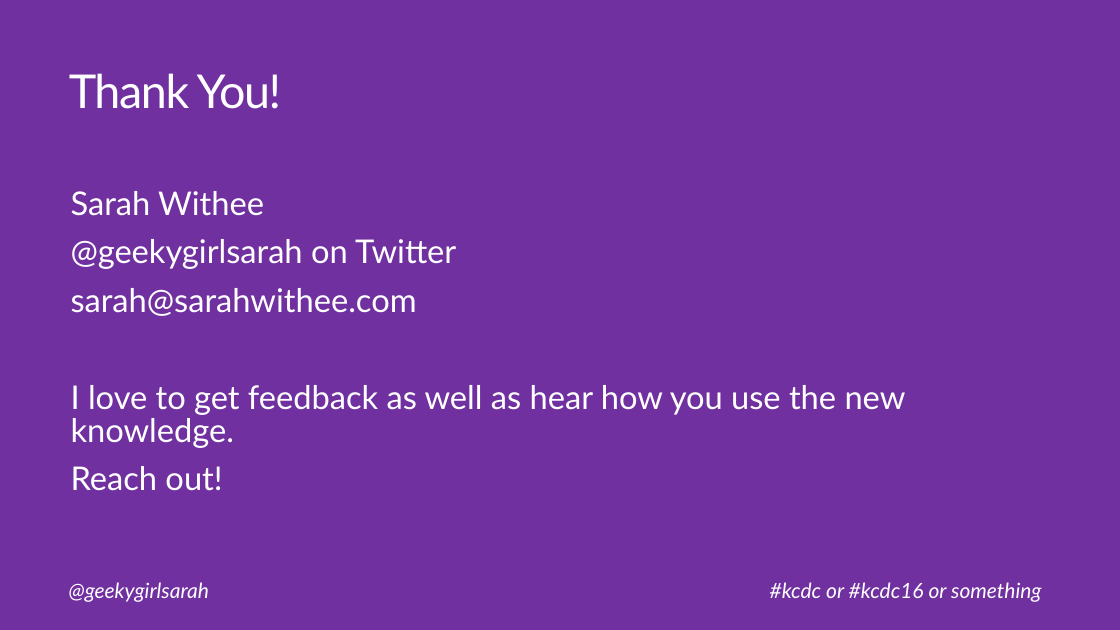
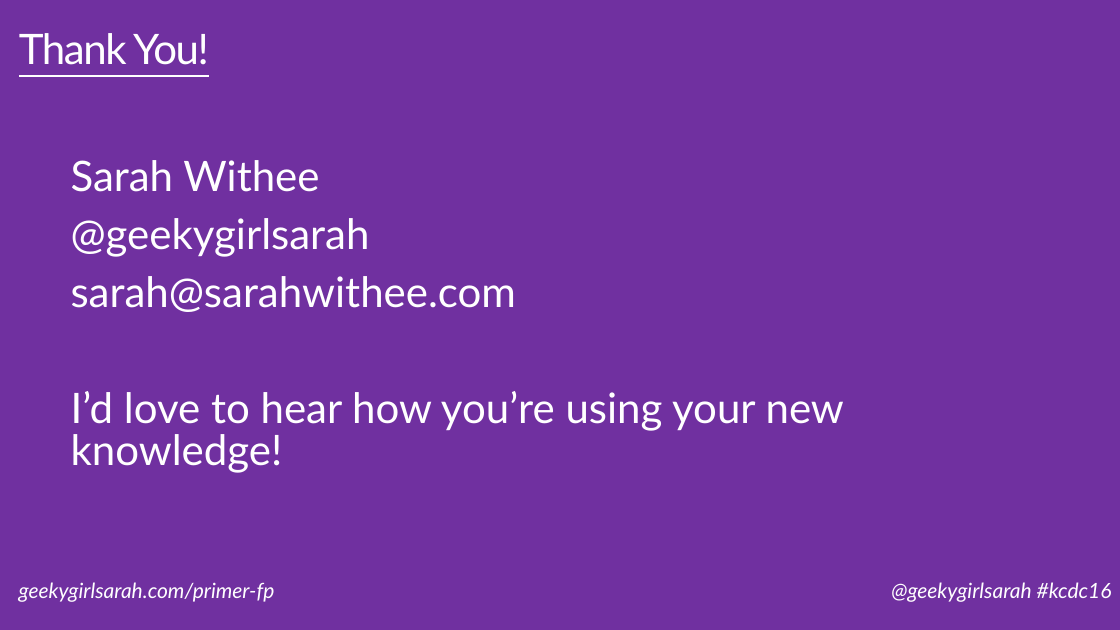
Before and after one commit to geekygirlsarah/talk-a_primer_on_functional_programming, a slide deck: slide 52 of A Primer on Functional Programming.pptx (slide 30 before the commit). Drawn at 1120x630 pixels with LibreOffice and Linux fonts; fonts in the diff are those of the drawing. Boxes give left, top, right and bottom in pixels: in the first picture for what was removed or moved away, otherwise in the second. Text is boxed around its words. In the diff, an @@ line names an element or a change of style, - is before the commit and + after.

Commit message:
Cleanup slides, improve examples, simplify wording, expand large slides into smaller ones

```diff
--- a/A Primer on Functional Programming.pptx
+++ b/A Primer on Functional Programming.pptx
@@ title "Thank You!": place and size @@
-title "Thank You!" at [69, 73, 282, 109]
+title "Thank You!" at [19, 33, 209, 65]
@@ title "Thank You!" at [19, 33, 209, 65]: size 40 to 36 pt, underline on @@
@@ text "Sarah Withee": place and size @@
-text "Sarah Withee" at [71, 191, 906, 491]
+text "Sarah Withee" at [71, 160, 844, 473]
@@ text "Sarah Withee" at [71, 160, 844, 473]: vertical alignment top to middle @@
@@ text at [71, 160, 516, 312]: size 28 to 36 pt in "Sarah Withee", "sarah@sarahwithee.com" @@
@@ text at [71, 218, 370, 257]: text changed; size 28 to 36 pt @@
-@geekygirlsarah on Twitter
+@geekygirlsarah
@@ text at [71, 391, 844, 473]: text changed; size 28 to 36 pt @@
-I love to get feedback as well as hear how you use the new knowledge.
-Reach out!
+I’d love to hear how you’re using your new knowledge!
@@ text at [19, 582, 275, 602]: text changed @@
-@geekygirlsarah
+geekygirlsarah.com/primer-fp
@@ text at [891, 582, 1112, 602]: text changed @@
-#kcdc or #kcdc16 or something
+@geekygirlsarah #kcdc16
```
Also in this commit, not shown: 28 other slides changed, 23 slides added, 1 slide removed.
